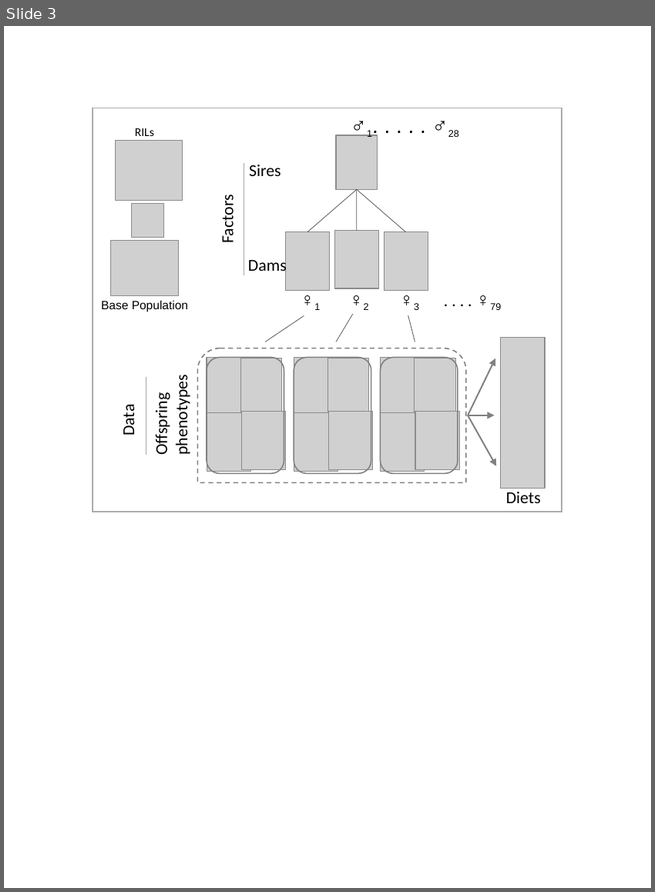
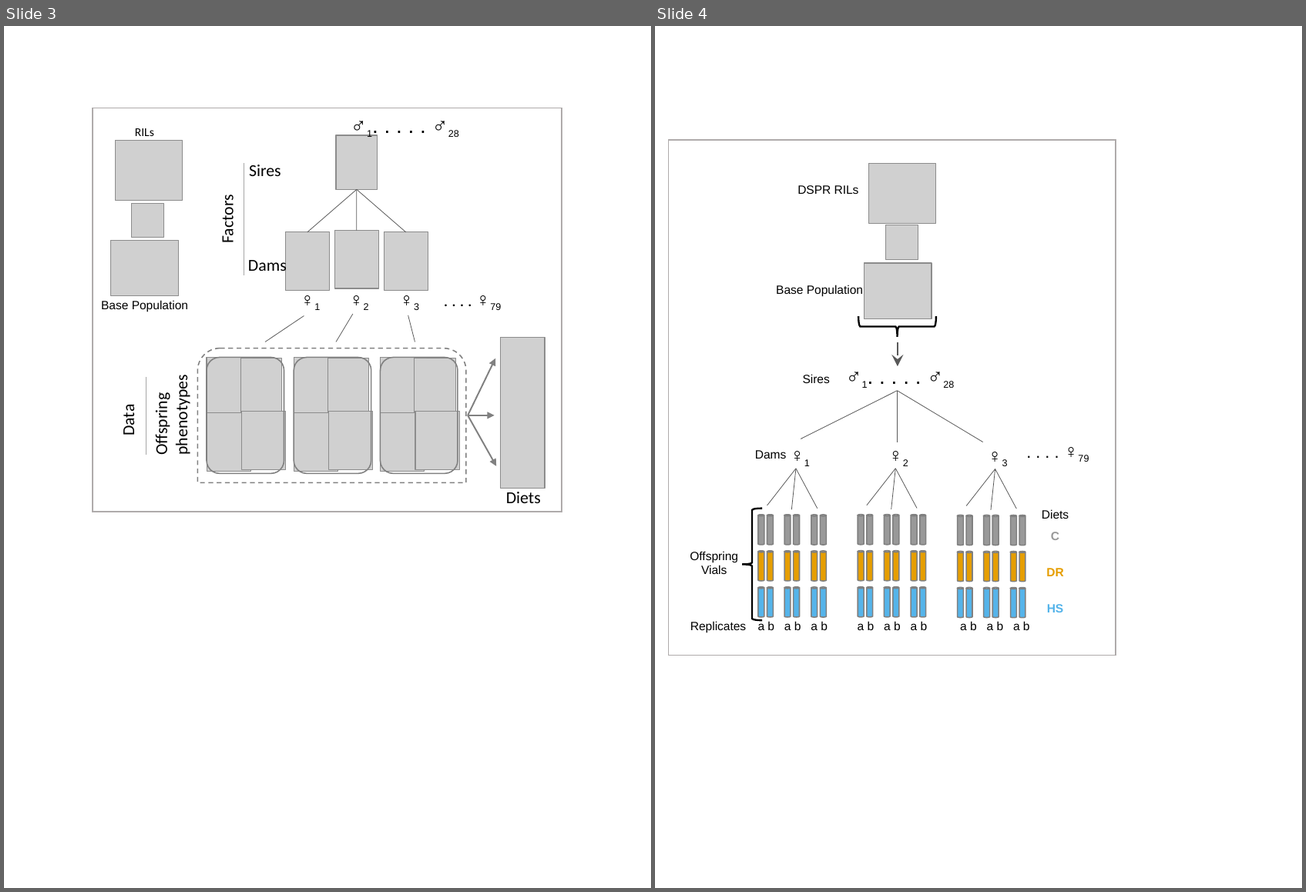
Before and after one commit to EGKingLab/h2lifespan, a slide deck: Figures/exp_design.pptx. Shown side by side, each under a label of ours: slide 3 before the commit, slides 3 and 4 after it. The pictures are 655x892 and 1306x892 pixels, drawn with LibreOffice and Linux fonts; fonts in the diff are those of the drawing; grey boxes stand for pictures. Boxes give left, top, right and bottom in pixels: in the first picture for what was removed or moved away, otherwise in the second. Text is boxed around its words. In the diff, an @@ line names an element or a change of style, - is before the commit and + after.

Commit message:
Update experimental design figure.

```diff
--- a/Figures/exp_design.pptx
+++ b/Figures/exp_design.pptx
@@ slide 4 added at (x1=655, y1=26, x2=1302, y2=888), background #FFFFFF @@
@@ rectangle added at (x1=668, y1=140, x2=1115, y2=656), outline #AFABAB 1 pt @@
@@ picture added at (x1=868, y1=163, x2=935, y2=223) @@
@@ text added at (x1=797, y1=185, x2=859, y2=194), 10 pt, text #000000 @@
+DSPR RILs
@@ picture added at (x1=886, y1=225, x2=919, y2=260) @@
@@ picture added at (x1=864, y1=262, x2=931, y2=319) @@
@@ text added at (x1=776, y1=285, x2=863, y2=297), 10 pt, text #000000 @@
+Base Population
@@ right brace added at (x1=858, y1=316, x2=936, y2=337), outline #000000 1.5 pt @@
@@ arrow added from (898, 342) to (898, 366), #595959 1.5 pt @@
@@ line added from (898, 391) to (801, 439), #595959 0.5 pt @@
@@ text added at (x1=803, y1=374, x2=830, y2=383), 10 pt, text #000000 @@
+Sires
@@ text added at (x1=862, y1=381, x2=954, y2=388), 18 pt, text #000000 @@
+♂1. . . . . ♂28
@@ line added from (898, 391) to (898, 443), #595959 0.5 pt @@
@@ line added from (898, 391) to (983, 443), #595959 0.5 pt @@
@@ text added at (x1=755, y1=450, x2=786, y2=459), 10 pt, text #000000 @@
+Dams
@@ text added at (x1=804, y1=460, x2=810, y2=466), 16 pt, text #000000 @@
+♀1
@@ text added at (x1=1078, y1=455, x2=1089, y2=462), 14 pt, text #000000 @@
+. . . . ♀79
@@ line added from (796, 469) to (767, 506), #595959 0.5 pt @@
@@ line added from (796, 469) to (791, 510), #595959 0.5 pt @@
@@ line added from (796, 469) to (817, 509), #595959 0.5 pt @@
@@ right brace added at (x1=742, y1=508, x2=762, y2=620), outline #000000 1.5 pt @@
@@ text added at (x1=1042, y1=510, x2=1068, y2=613), 10 pt, text #000000 @@
+Diets
+C
+DR
+HS
@@ text added at (x1=690, y1=551, x2=738, y2=574), 10 pt, text #000000 @@
+Offspring Vials
@@ group added at (x1=758, y1=515, x2=773, y2=617): 6 cylinders @@
@@ group added at (x1=784, y1=515, x2=799, y2=617): 6 cylinders @@
@@ group added at (x1=811, y1=515, x2=827, y2=617): 6 cylinders @@
@@ group added at (x1=858, y1=460, x2=926, y2=617): 18 cylinders, 3 lines, 1 text @@
+♀2
@@ group added at (x1=958, y1=460, x2=1025, y2=617): 18 cylinders, 3 lines, 1 text @@
+♀3
@@ text added at (x1=690, y1=621, x2=746, y2=633), 10 pt, text #000000 @@
+Replicates
@@ text added at (x1=758, y1=620, x2=1030, y2=630), 10 pt, text #000000 @@
+a b a b a b a b a b a b a b a b a b
```
